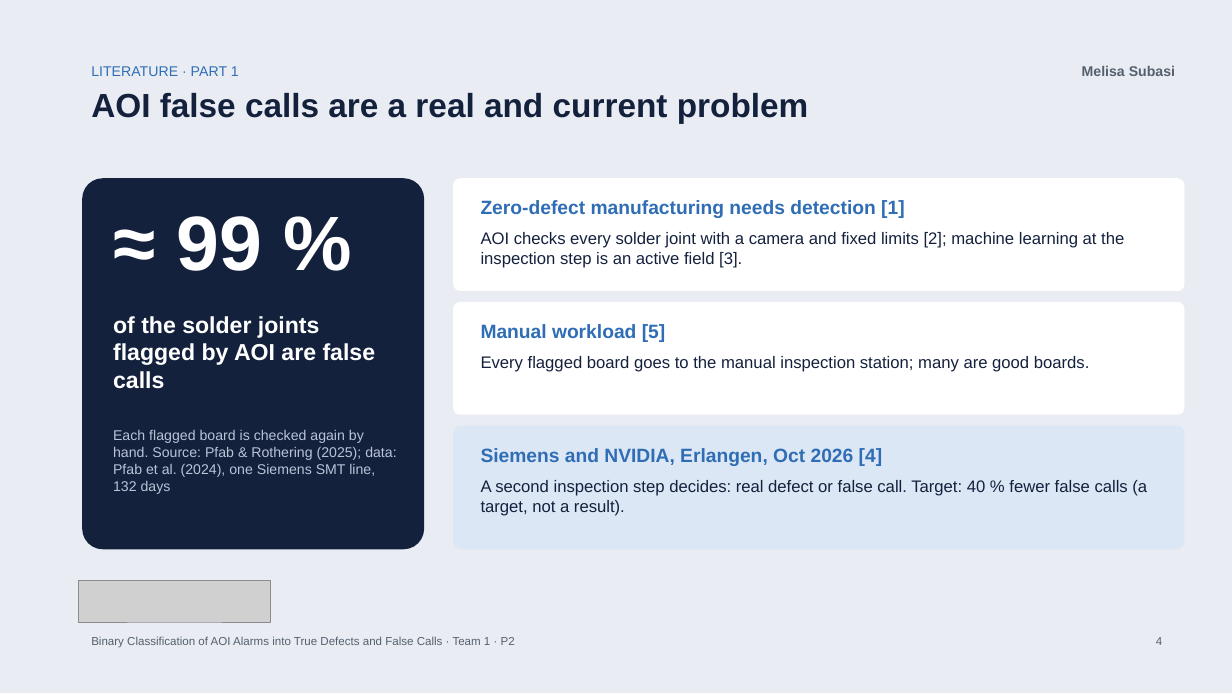
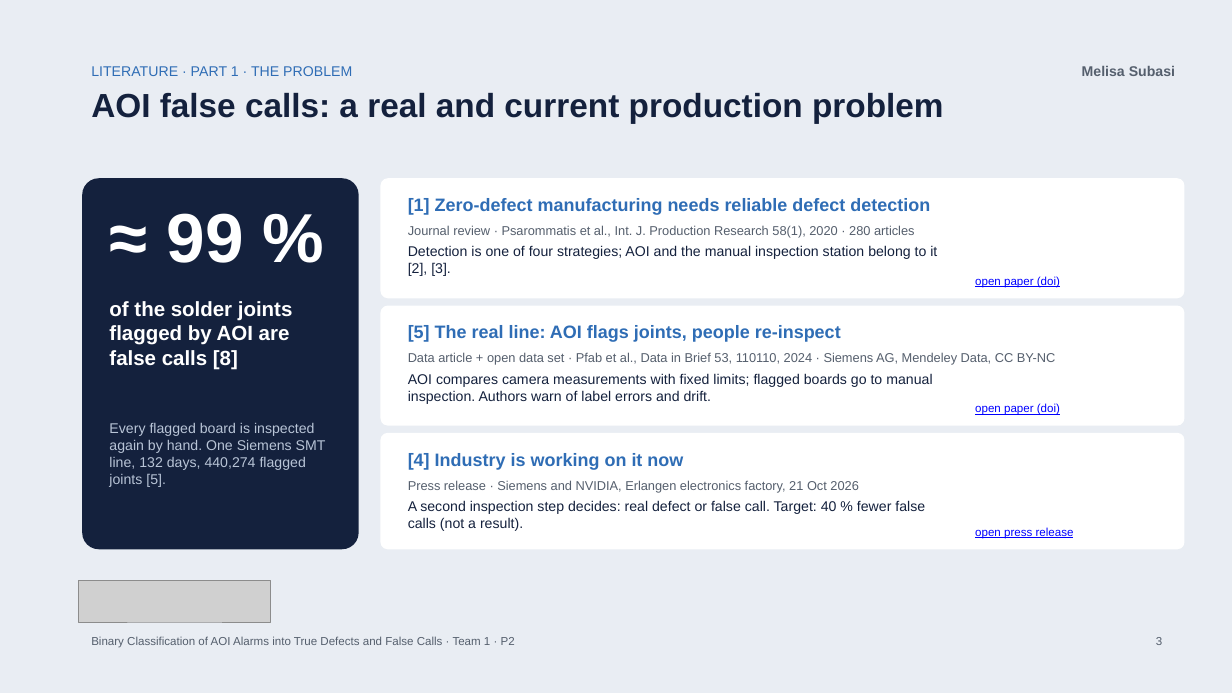
Before and after one commit to bodhi584/aoi-false-call-classification, a slide deck: slide 3 of docs/slides_p2.pptx (slide 4 before the commit). Drawn at 1232x693 pixels with LibreOffice and Linux fonts; fonts in the diff are those of the drawing; grey boxes stand for pictures. Boxes give left, top, right and bottom in pixels: in the first picture for what was removed or moved away, otherwise in the second. Text is boxed around its words. In the diff, an @@ line names an element or a change of style, - is before the commit and + after.

Commit message:
P2 slides: literature parts 1-3 with source types and links; revision of P1 moved to the end (#36)

```diff
--- a/docs/slides_p2.pptx
+++ b/docs/slides_p2.pptx
@@ text at (x1=91, y1=66, x2=352, y2=76): text changed @@
-LITERATURE · PART 1
+LITERATURE · PART 1 · THE PROBLEM
@@ text at (x1=91, y1=93, x2=944, y2=124): text changed @@
-AOI false calls are a real and current problem
+AOI false calls: a real and current production problem
@@ rounded rectangle resized from (x1=82, y1=178, x2=424, y2=550) to (x1=82, y1=178, x2=359, y2=550) @@
@@ rounded rectangle resized from (x1=454, y1=178, x2=1185, y2=291) to (x1=381, y1=178, x2=1185, y2=299) @@
@@ text "≈ 99 %" at (x1=167, y1=213, x2=244, y2=263): size 60 to 54 pt @@
@@ text at (x1=408, y1=198, x2=930, y2=215): text changed; size 15 to 14 pt @@
-Zero-defect manufacturing needs detection [1]
+[1] Zero-defect manufacturing needs reliable defect detection
@@ text at (x1=408, y1=225, x2=915, y2=238): text changed; size 13 to 10 pt; text colour #14213D to #555F6D @@
-AOI checks every solder joint with a camera and fixed limits [2]; machine learning at the inspection step is an active field [3].
+Journal review · Psarommatis et al., Int. J. Production Research 58(1), 2020 · 280 articles
@@ text added at (x1=408, y1=245, x2=937, y2=276), 11 pt, text #14213D @@
+Detection is one of four strategies; AOI and the manual inspection station belong to it [2], [3].
@@ text added at (x1=975, y1=276, x2=1060, y2=288), 9 pt, text #0000FF, underline @@
+open paper (doi)
@@ text at (x1=109, y1=301, x2=293, y2=369): text changed; size 18 to 16 pt @@
-of the solder joints flagged by AOI are false calls
+of the solder joints flagged by AOI are false calls [8]
@@ rounded rectangle resized from (x1=454, y1=302, x2=1185, y2=415) to (x1=381, y1=306, x2=1185, y2=426) @@
@@ text added at (x1=408, y1=325, x2=841, y2=343), 14 pt, text #2F6DB5, bold @@
+[5] The real line: AOI flags joints, people re-inspect
@@ text removed at (x1=481, y1=324, x2=666, y2=342) @@
-Manual workload [5]
@@ text added at (x1=408, y1=352, x2=1056, y2=365), 10 pt, text #555F6D @@
+Data article + open data set · Pfab et al., Data in Brief 53, 110110, 2024 · Siemens AG, Mendeley Data, CC BY-NC
@@ text removed at (x1=481, y1=356, x2=1090, y2=372) @@
-Every flagged board goes to the manual inspection station; many are good boards.
@@ text added at (x1=408, y1=373, x2=932, y2=404), 11 pt, text #14213D @@
+AOI compares camera measurements with fixed limits; flagged boards go to manual inspection. Authors warn of label errors and drift.
@@ text added at (x1=975, y1=403, x2=1060, y2=415), 9 pt, text #0000FF, underline @@
+open paper (doi)
@@ text at (x1=109, y1=423, x2=326, y2=487): text changed @@
-Each flagged board is checked again by hand. Source: Pfab & Rothering (2025); data: Pfab et al. (2024), one Siemens SMT line, 132 days
+Every flagged board is inspected again by hand. One Siemens SMT line, 132 days, 440,274 flagged joints [5].
@@ rounded rectangle resized from (x1=454, y1=426, x2=1185, y2=550) to (x1=381, y1=433, x2=1185, y2=550) @@
@@ rounded rectangle at (x1=381, y1=433, x2=1185, y2=550): fill #DCE7F5 to #FFFFFF @@
@@ text added at (x1=408, y1=452, x2=683, y2=470), 14 pt, text #2F6DB5, bold @@
+[4] Industry is working on it now
@@ text at (x1=408, y1=500, x2=925, y2=531): text changed; size 13 to 11 pt @@
-A second inspection step decides: real defect or false call. Target: 40 % fewer false calls (a target, not a result).
+A second inspection step decides: real defect or false call. Target: 40 % fewer false calls (not a result).
@@ text at (x1=408, y1=480, x2=858, y2=493): text changed; size 15 to 10 pt; text colour #2F6DB5 to #555F6D; bold off @@
-Siemens and NVIDIA, Erlangen, Oct 2026 [4]
+Press release · Siemens and NVIDIA, Erlangen electronics factory, 21 Oct 2026
@@ text added at (x1=975, y1=528, x2=1074, y2=539), 9 pt, text #0000FF, underline @@
+open press release
@@ text at (x1=1156, y1=637, x2=1162, y2=645): text changed @@
-4
+3
```
Also in this commit, not shown: 11 other slides changed, 1 other file.
